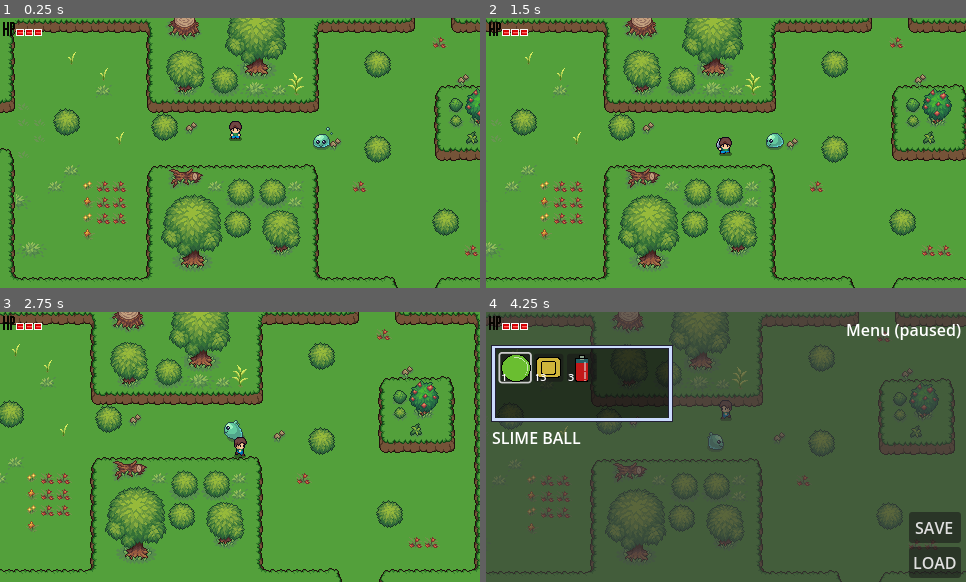
Above: before the commit, frames 1-4 (two rows, left to right).
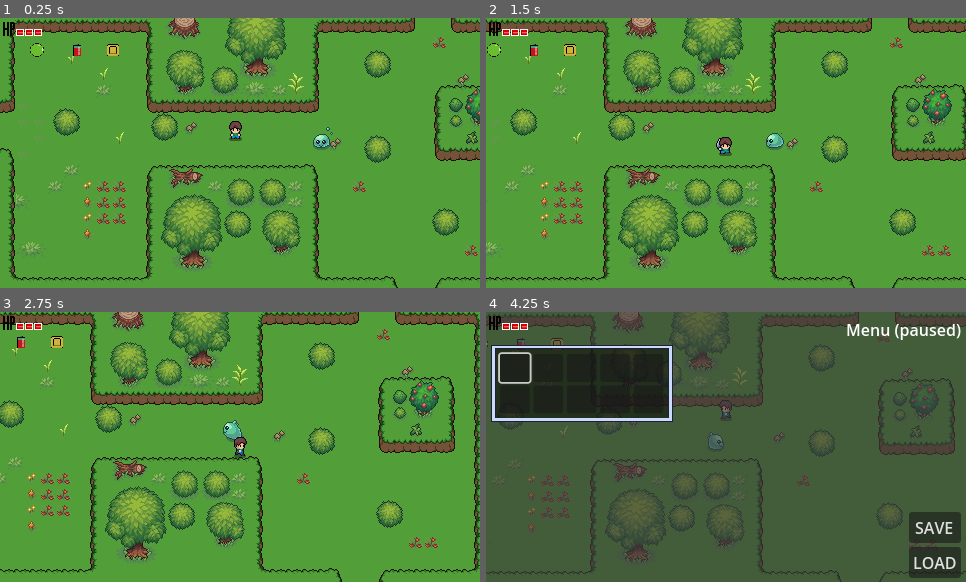
Above: after the commit, the same moments.

Repository: JoshGP444/aarpg-5
Game: Godot game, scene res://playground.tscn
Two runs of this game, one before a commit and one after it. Both use one fixed random seed, a clock stepped at 60 frames per second and the inputs below. Sound files missing from this copy of the repository are replaced by a short silence.
Inputs (mouse positions are in pixels of both pictures, inside the frame that each line leads up to):
- Up to frame 1 (0.25 s): no input
- Up to frame 2 (1.5 s): tap Enter at 0.5 s; move the mouse to (831, 139) at 0.52 s; press the mouse at (831, 139) at 0.53 s; hold D (right) 0.53-1.28 s; move the mouse to (630, 166) at 1.27 s; release the mouse at (630, 166) at 1.28 s; hold S (down) from 1.28 s (still down); click (630, 166) at 1.35 s
- Up to frame 3 (2.75 s): move the mouse to (288, 387) at 2.02 s; release S (down) at 2.03 s; press the mouse at (288, 387) at 2.03 s; hold D (right) from 2.03 s (still down)
- Up to frame 4 (4.25 s): move the mouse to (702, 501) at 2.77 s; release D (right) at 2.78 s; release the mouse at (702, 501) at 2.78 s; hold W (up) 2.78-3.53 s; click (702, 501) at 2.85 s; move the mouse to (870, 487) at 3.52 s; press the mouse at (870, 487) at 3.53 s; hold A (left) from 3.53 s (still down); tap Escape (pause) at 4.15 s

The runs differ from the first frame. In frame 1, 0.3% of the frame differs, in the area x 6-25%, y 9-15%; in frame 2, 0.3%; in frame 3, 0.3%; in frame 4, 1.9%, in the area x 0-22%, y 9-49%.

Commit message:
heal potion effect 🍎

Diff:
--- a/00_Globals/global_player_manager.gd
+++ b/00_Globals/global_player_manager.gd
@@ -1,6 +1,7 @@
 extends Node
 
 const PLAYER = preload("res://Player/player.tscn")
+const INVENTORY_DATA : InventoryData = preload("res://GUI/Inventory/player_inventory.tres")
 
 var player : Player
 var player_spawned : bool = false
--- a/GUI/Inventory/Scripts/inventory_data.gd
+++ b/GUI/Inventory/Scripts/inventory_data.gd
@@ -3,6 +3,41 @@
 @export var slots : Array[SlotData]
 
 
-func add_item() -> void:
 
+func _init() -> void:
+	connect_slots()
 	pass
+
+func add_item(item : ItemData, count : int = 1) -> bool:
+	for s in slots:
+		if s:
+			if s.item_data == item:
+				s.quantity += count
+				return true
+	for i in slots.size():
+		if slots[i] == null:
+			var new = SlotData.new()
+			new.item_data = item
+			new.quantity = count
+			slots[i] = new
+			new.changed.connect(slot_changed)
+			return true
+
+	print("INV FULL")
+	return false
+
+func connect_slots() -> void:
+	for s in slots:
+		if s:
+			s.changed.connect(slot_changed)
+	pass
+
+func slot_changed() -> void:
+	for s in slots:
+		if s:
+			if s.quantity < 1:
+				s.changed.disconnect(slot_changed)
+				var index = slots.find(s)
+				slots[index] = null
+				emit_changed()
+	pass
--- a/GUI/Inventory/Scripts/inventory_slot_ui.gd
+++ b/GUI/Inventory/Scripts/inventory_slot_ui.gd
@@ -11,6 +11,7 @@
 	label.text = ""
 	focus_entered.connect(item_focused)
 	focus_exited.connect(item_unfocused)
+	pressed.connect(item_pressed)
 
 func set_slot_data (value :  SlotData) -> void:
 	slot_data = value
@@ -28,3 +29,11 @@
 func item_unfocused() -> void:
 	PauseMenu.update_item_description("")
 	pass
+func item_pressed() -> void:
+	if slot_data:
+		if slot_data.item_data:
+			var was_used = slot_data.item_data.use()
+			if was_used == false:
+				return
+			slot_data.quantity -= 1
+			label.text = str(slot_data.quantity)
--- a/GUI/Inventory/Scripts/inventory_ui.gd
+++ b/GUI/Inventory/Scripts/inventory_ui.gd
@@ -3,6 +3,7 @@
 const INVENTORY_SLOT = preload("res://GUI/Inventory/inventory_slot.tscn")
 
 @export var  data : InventoryData
+var focus_index : int = 0
 @onready var pause_menu: CanvasLayer = $"../../.."
 
 
@@ -10,6 +11,7 @@
 	PauseMenu.shown.connect(update_inventory)
 	PauseMenu.hidden.connect(clear_inventory)
 	clear_inventory()
+	data.changed.connect(on_inventory_changed)
 	pass
 
 func clear_inventory() -> void:
@@ -21,5 +23,20 @@
 		var new_slot = INVENTORY_SLOT.instantiate()
 		add_child(new_slot)
 		new_slot.slot_data = s
+		new_slot.focus_entered.connect(item_focused)
 
 	get_child(0).grab_focus()
+
+func item_focused() -> void:
+	for i in get_child_count():
+		if get_child(i).has_focus():
+			focus_index = i
+			return
+	pass
+
+func on_inventory_changed() -> void:
+	clear_inventory()
+	update_inventory()
+	await get_tree().process_frame
+	get_child(focus_index).grab_focus()
+	pass
--- a/GUI/Inventory/Scripts/slot_data.gd
+++ b/GUI/Inventory/Scripts/slot_data.gd
@@ -1,4 +1,10 @@
 class_name SlotData extends Resource
 
 @export var item_data : ItemData
-@export var quantity : int = 0
+@export var quantity : int = 0 : set = set_quantity
+
+func set_quantity(value : int) -> void:
+	quantity = value
+	if quantity < 1:
+		emit_changed()
+	pass
--- a/GUI/Inventory/inventory_slot.tscn
+++ b/GUI/Inventory/inventory_slot.tscn
@@ -1,15 +1,13 @@
 [gd_scene load_steps=4 format=3 uid="uid://d1mx11o0pnvmk"]
 
-[ext_resource type="Texture2D" uid="uid://ct2ai1eruncgr" path="res://Items/Sprites/Slimeball.png" id="1_8qd5n"]
 [ext_resource type="Script" uid="uid://gq2tteun1ph2" path="res://GUI/Inventory/Scripts/inventory_slot_ui.gd" id="1_f7yqn"]
+[ext_resource type="Texture2D" uid="uid://dj6i7pw8j4qbu" path="res://Items/Sprites/items02.png" id="2_f7yqn"]
 
-[sub_resource type="AtlasTexture" id="AtlasTexture_f7yqn"]
-atlas = ExtResource("1_8qd5n")
-region = Rect2(4, 5, 23, 21)
+[sub_resource type="AtlasTexture" id="AtlasTexture_qlrrd"]
+atlas = ExtResource("2_f7yqn")
+region = Rect2(89, 101, 377, 356)
 
 [node name="InventorySlot" type="Button"]
-texture_filter = 1
-texture_repeat = 1
 custom_minimum_size = Vector2(32, 32)
 anchors_preset = 15
 anchor_right = 1.0
@@ -21,13 +19,13 @@
 script = ExtResource("1_f7yqn")
 
 [node name="TextureRect" type="TextureRect" parent="."]
-texture_filter = 1
-texture_repeat = 1
 layout_mode = 0
-offset_right = 32.0
-offset_bottom = 32.0
-texture = SubResource("AtlasTexture_f7yqn")
-stretch_mode = 3
+offset_left = 4.0
+offset_top = 4.0
+offset_right = 139.0
+offset_bottom = 127.0
+scale = Vector2(0.0635727, 0.067453)
+texture = SubResource("AtlasTexture_qlrrd")
 
 [node name="Label" type="Label" parent="."]
 layout_mode = 0
--- a/GUI/Inventory/player_inventory.tres
+++ b/GUI/Inventory/player_inventory.tres
@@ -1,30 +1,9 @@
-[gd_resource type="Resource" script_class="InventoryData" load_steps=9 format=3 uid="uid://bbsqgow65spjk"]
+[gd_resource type="Resource" script_class="InventoryData" load_steps=3 format=3 uid="uid://bbsqgow65spjk"]
 
 [ext_resource type="Script" uid="uid://bvxvqcvjy7e2w" path="res://GUI/Inventory/Scripts/inventory_data.gd" id="1_opfcd"]
 [ext_resource type="Script" uid="uid://iyci8dpaffrv" path="res://GUI/Inventory/Scripts/slot_data.gd" id="2_2hsbe"]
-[ext_resource type="Resource" uid="uid://dawudg3bppgbq" path="res://Items/slime.tres" id="3_2hsbe"]
-[ext_resource type="Resource" uid="uid://bk1gvwymqghm2" path="res://Items/coin.tres" id="4_pge86"]
-[ext_resource type="Resource" uid="uid://c4kof4seu5p60" path="res://Items/potion.tres" id="5_ml4o4"]
-
-[sub_resource type="Resource" id="Resource_2pvxp"]
-script = ExtResource("2_2hsbe")
-item_data = ExtResource("3_2hsbe")
-quantity = 1
-metadata/_custom_type_script = "uid://iyci8dpaffrv"
-
-[sub_resource type="Resource" id="Resource_ssnfx"]
-script = ExtResource("2_2hsbe")
-item_data = ExtResource("4_pge86")
-quantity = 13
-metadata/_custom_type_script = "uid://iyci8dpaffrv"
-
-[sub_resource type="Resource" id="Resource_1rdl3"]
-script = ExtResource("2_2hsbe")
-item_data = ExtResource("5_ml4o4")
-quantity = 3
-metadata/_custom_type_script = "uid://iyci8dpaffrv"
 
 [resource]
 script = ExtResource("1_opfcd")
-slots = Array[ExtResource("2_2hsbe")]([SubResource("Resource_2pvxp"), SubResource("Resource_ssnfx"), SubResource("Resource_1rdl3")])
+slots = Array[ExtResource("2_2hsbe")]([null, null, null, null, null, null, null, null, null, null])
 metadata/_custom_type_script = "uid://bvxvqcvjy7e2w"
--- a/GUI/Pause_Menu/pause_menu.gd
+++ b/GUI/Pause_Menu/pause_menu.gd
@@ -3,6 +3,7 @@
 signal shown
 signal hidden
 
+@onready var audio_stream_player: AudioStreamPlayer = $Control/AudioStreamPlayer
 @onready var button_save: Button = $Control/VBoxContainer/Button_Save
 @onready var button_load: Button = $Control/VBoxContainer/Button_Load
 @onready var description_item: Label = $Control/Description_item
@@ -53,3 +54,8 @@
 
 func update_item_description(new_text : String) -> void:
 	description_item.text = new_text
+
+func play_audio(audio : AudioStream) -> void:
+	audio_stream_player.stream = audio
+	audio_stream_player.play()
+	pass
--- a/GUI/Pause_Menu/pause_menu.tscn
+++ b/GUI/Pause_Menu/pause_menu.tscn
@@ -26,8 +26,6 @@
 script = ExtResource("1_58j35")
 
 [node name="Control" type="Control" parent="."]
-texture_filter = 1
-texture_repeat = 1
 layout_mode = 3
 anchors_preset = 15
 anchor_right = 1.0
@@ -36,7 +34,6 @@
 grow_vertical = 2
 
 [node name="ColorRect" type="ColorRect" parent="Control"]
-texture_filter = 1
 texture_repeat = 1
 layout_mode = 1
 anchors_preset = 15
@@ -68,12 +65,9 @@
 offset_right = -119.0
 offset_bottom = 137.0
 grow_horizontal = 2
-text = "SlimeBall"
 autowrap_mode = 2
 
 [node name="PanelContainer" type="PanelContainer" parent="Control"]
-texture_filter = 1
-texture_repeat = 1
 layout_mode = 0
 offset_left = 5.0
 offset_top = 33.0
@@ -83,8 +77,6 @@
 theme_override_styles/panel = SubResource("StyleBoxTexture_5w2dm")
 
 [node name="GridContainer" type="GridContainer" parent="Control/PanelContainer"]
-texture_filter = 1
-texture_repeat = 1
 custom_minimum_size = Vector2(32, 32)
 layout_mode = 2
 columns = 5
@@ -134,3 +126,6 @@
 [node name="Button_Load" type="Button" parent="Control/VBoxContainer"]
 layout_mode = 2
 text = "LOAD"
+
+[node name="AudioStreamPlayer" type="AudioStreamPlayer" parent="Control"]
+max_polyphony = 4
--- /dev/null
+++ b/Items/Item_Effect/item_effect.gd
@@ -0,0 +1,8 @@
+class_name ItemEffect extends Resource
+
+@export var use_description : String
+
+
+func use() -> void:
+
+	pass
--- /dev/null
+++ b/Items/Item_Effect/item_effect_heal.gd
@@ -0,0 +1,8 @@
+class_name ItemEffectHeal extends ItemEffect
+
+@export var heal_amount : int = 1
+@export var audio : AudioStream
+
+func use() -> void:
+	PlayerManager.player.update_hp(heal_amount)
+	PauseMenu.play_audio(audio)
--- /dev/null
+++ b/Items/Item_Pickup/item_pickup.gd
@@ -0,0 +1,41 @@
+@tool
+class_name ItemPickup extends Node2D
+
+@export var item_data : ItemData : set = _set_item_data
+
+@onready var area_2d: Area2D = $Area2D
+@onready var audio_stream_player_2d: AudioStreamPlayer2D = $AudioStreamPlayer2D
+@onready var sprite_2d: Sprite2D = $Sprite2D
+
+
+func _ready() -> void:
+	_update_texture()
+	if Engine.is_editor_hint():
+		return
+	area_2d.body_entered.connect(_on_body_entered)
+	pass
+
+func _on_body_entered(b) -> void:
+	if b is Player:
+		if item_data:
+			if PlayerManager.INVENTORY_DATA.add_item(item_data) == true:
+				item_picked_up()
+	pass
+
+func item_picked_up() -> void:
+	area_2d.body_entered.disconnect(_on_body_entered)
+	audio_stream_player_2d.play()
+	visible = false
+	await audio_stream_player_2d.finished
+	queue_free()
+	pass
+
+func _set_item_data(value : ItemData) -> void:
+	item_data = value
+	_update_texture()
+	pass
+
+func _update_texture() -> void:
+	if item_data and sprite_2d:
+		sprite_2d.texture = item_data.texture
+	pass
--- /dev/null
+++ b/Items/Item_Pickup/item_pickup.tscn
@@ -0,0 +1,24 @@
+[gd_scene load_steps=4 format=3 uid="uid://dt80cdf7l7g5j"]
+
+[ext_resource type="Script" uid="uid://d1vj0yrtxx1ud" path="res://Items/Item_Pickup/item_pickup.gd" id="1_j8dhh"]
+[ext_resource type="AudioStream" uid="uid://w2apjx8u5j20" path="res://Items/Item_Pickup/pick-92276.mp3" id="2_qn5ny"]
+
+[sub_resource type="CircleShape2D" id="CircleShape2D_5pbel"]
+
+[node name="ItemPickup" type="Node2D"]
+texture_filter = 1
+texture_repeat = 1
+script = ExtResource("1_j8dhh")
+
+[node name="Area2D" type="Area2D" parent="."]
+
+[node name="CollisionShape2D" type="CollisionShape2D" parent="Area2D"]
+shape = SubResource("CircleShape2D_5pbel")
+
+[node name="Sprite2D" type="Sprite2D" parent="."]
+texture_filter = 1
+texture_repeat = 1
+scale = Vector2(0.0374939, 0.0372319)
+
+[node name="AudioStreamPlayer2D" type="AudioStreamPlayer2D" parent="."]
+stream = ExtResource("2_qn5ny")
--- a/Items/Scripts/item_data.gd
+++ b/Items/Scripts/item_data.gd
@@ -3,3 +3,14 @@
 @export var name :  String = ""
 @export_multiline var description : String = ""
 @export var texture : Texture2D
+
+@export_category("Item use effect")
+@export var effects : Array[ItemEffect]
+
+func use() -> bool:
+	if effects.size() == 0:
+		return false
+
+	for e in effects:
+		e.use()
+	return true
--- a/Items/coin.tres
+++ b/Items/coin.tres
@@ -1,11 +1,11 @@
 [gd_resource type="Resource" script_class="ItemData" load_steps=4 format=3 uid="uid://bk1gvwymqghm2"]
 
 [ext_resource type="Script" uid="uid://4ti3h37fusny" path="res://Items/Scripts/item_data.gd" id="1_86528"]
-[ext_resource type="Texture2D" uid="uid://rv5leg4orbba" path="res://Items/Sprites/items01.png" id="2_86528"]
+[ext_resource type="Texture2D" uid="uid://dj6i7pw8j4qbu" path="res://Items/Sprites/items02.png" id="2_86528"]
 
 [sub_resource type="AtlasTexture" id="AtlasTexture_eh8sd"]
 atlas = ExtResource("2_86528")
-region = Rect2(105, 10, 30, 28)
+region = Rect2(1229, 116, 341, 323)
 
 [resource]
 script = ExtResource("1_86528")
--- a/Items/potion.tres
+++ b/Items/potion.tres
@@ -1,15 +1,26 @@
-[gd_resource type="Resource" script_class="ItemData" load_steps=4 format=3 uid="uid://c4kof4seu5p60"]
+[gd_resource type="Resource" script_class="ItemData" load_steps=8 format=3 uid="uid://c4kof4seu5p60"]
 
 [ext_resource type="Script" uid="uid://4ti3h37fusny" path="res://Items/Scripts/item_data.gd" id="1_5vqjr"]
-[ext_resource type="Texture2D" uid="uid://rv5leg4orbba" path="res://Items/Sprites/items01.png" id="2_5vqjr"]
+[ext_resource type="Script" uid="uid://iaj25c7lttnv" path="res://Items/Item_Effect/item_effect.gd" id="1_pw2eo"]
+[ext_resource type="Texture2D" uid="uid://dj6i7pw8j4qbu" path="res://Items/Sprites/items02.png" id="2_5vqjr"]
+[ext_resource type="Script" uid="uid://dsy5tbv8jenpo" path="res://Items/Item_Effect/item_effect_heal.gd" id="2_yhh2t"]
+[ext_resource type="AudioStream" uid="uid://d0qi0yyng30j0" path="res://Items/Item_Effect/healpop-46004.mp3" id="3_cvo6j"]
 
-[sub_resource type="AtlasTexture" id="AtlasTexture_t8xv6"]
+[sub_resource type="Resource" id="Resource_se85w"]
+script = ExtResource("2_yhh2t")
+heal_amount = 1
+audio = ExtResource("3_cvo6j")
+use_description = ""
+metadata/_custom_type_script = "uid://dsy5tbv8jenpo"
+
+[sub_resource type="AtlasTexture" id="AtlasTexture_5vqjr"]
 atlas = ExtResource("2_5vqjr")
-region = Rect2(64, 6, 16, 33)
+region = Rect2(662, 89, 281, 347)
 
 [resource]
 script = ExtResource("1_5vqjr")
 name = "potion"
 description = "SMALL HEALTH POTION"
-texture = SubResource("AtlasTexture_t8xv6")
+texture = SubResource("AtlasTexture_5vqjr")
+effects = Array[ExtResource("1_pw2eo")]([SubResource("Resource_se85w")])
 metadata/_custom_type_script = "uid://4ti3h37fusny"
--- a/Items/slime.tres
+++ b/Items/slime.tres
@@ -1,11 +1,11 @@
 [gd_resource type="Resource" script_class="ItemData" load_steps=4 format=3 uid="uid://dawudg3bppgbq"]
 
 [ext_resource type="Script" uid="uid://4ti3h37fusny" path="res://Items/Scripts/item_data.gd" id="1_koj1x"]
-[ext_resource type="Texture2D" uid="uid://rv5leg4orbba" path="res://Items/Sprites/items01.png" id="2_8brvq"]
+[ext_resource type="Texture2D" uid="uid://dj6i7pw8j4qbu" path="res://Items/Sprites/items02.png" id="2_8brvq"]
 
 [sub_resource type="AtlasTexture" id="AtlasTexture_0uy40"]
 atlas = ExtResource("2_8brvq")
-region = Rect2(7, 8, 34, 33)
+region = Rect2(89, 101, 377, 356)
 
 [resource]
 script = ExtResource("1_koj1x")
--- a/playground.tscn
+++ b/playground.tscn
@@ -7,6 +7,10 @@
 [ext_resource type="PackedScene" uid="uid://ckvpmk3dfbakn" path="res://Enemies/Slime/Slime.tscn" id="4_is3ju"]
 [ext_resource type="PackedScene" uid="uid://36kmuahxs6by" path="res://Level/player_spawn.tscn" id="4_o00ia"]
 [ext_resource type="PackedScene" uid="uid://dsj281hkbfcq5" path="res://Level/level_transition.tscn" id="7_ynsuh"]
+[ext_resource type="PackedScene" uid="uid://dt80cdf7l7g5j" path="res://Items/Item_Pickup/item_pickup.tscn" id="8_pi42a"]
+[ext_resource type="Resource" uid="uid://bk1gvwymqghm2" path="res://Items/coin.tres" id="9_h1jm5"]
+[ext_resource type="Resource" uid="uid://c4kof4seu5p60" path="res://Items/potion.tres" id="10_pio1y"]
+[ext_resource type="Resource" uid="uid://dawudg3bppgbq" path="res://Items/slime.tres" id="11_te8jg"]
 
 [sub_resource type="TileSetAtlasSource" id="TileSetAtlasSource_ynsuh"]
 texture = ExtResource("3_4bqqs")
@@ -778,3 +782,15 @@
 size = 1
 side = 2
 snap_to_grid = false
+
+[node name="ItemPickup" parent="." instance=ExtResource("8_pi42a")]
+position = Vector2(433, 32)
+item_data = ExtResource("9_h1jm5")
+
+[node name="ItemPickup2" parent="." instance=ExtResource("8_pi42a")]
+position = Vector2(396, 32)
+item_data = ExtResource("10_pio1y")
+
+[node name="ItemPickup3" parent="." instance=ExtResource("8_pi42a")]
+position = Vector2(357, 32)
+item_data = ExtResource("11_te8jg")
--- a/project.godot
+++ b/project.godot
@@ -30,6 +30,7 @@
 window/size/viewport_width=480
 window/size/viewport_height=270
 window/stretch/mode="viewport"
+window/stretch/aspect="ignore"
 
 [input]
 
@@ -74,3 +75,5 @@
 [rendering]
 
 textures/canvas_textures/default_texture_filter=0
+viewport/hdr_2d=true
+2d/snap/snap_2d_transforms_to_pixel=true
Not shown, added: Items/Item_Effect/healpop-46004.mp3.import
Not shown, added: Items/Item_Effect/item_effect.gd.uid
Not shown, added: Items/Item_Effect/item_effect_heal.gd.uid
Not shown, added: Items/Item_Pickup/item_pickup.gd.uid
Not shown, added: Items/Item_Pickup/pick-92276.mp3.import
Binary file added: Items/Sprites/items02.png
Not shown, added: Items/Sprites/items02.png.import
Not shown: 1 places in playground.tscn that only renumber resources
Not shown, added: Items/Item_Effect/healpop-46004.mp3
Not shown, added: Items/Item_Pickup/pick-92276.mp3
